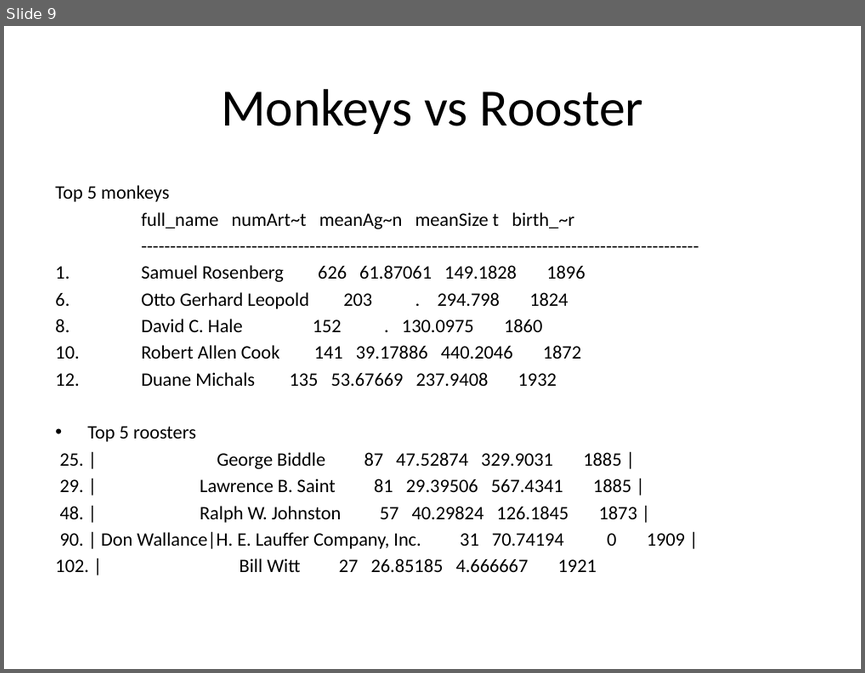
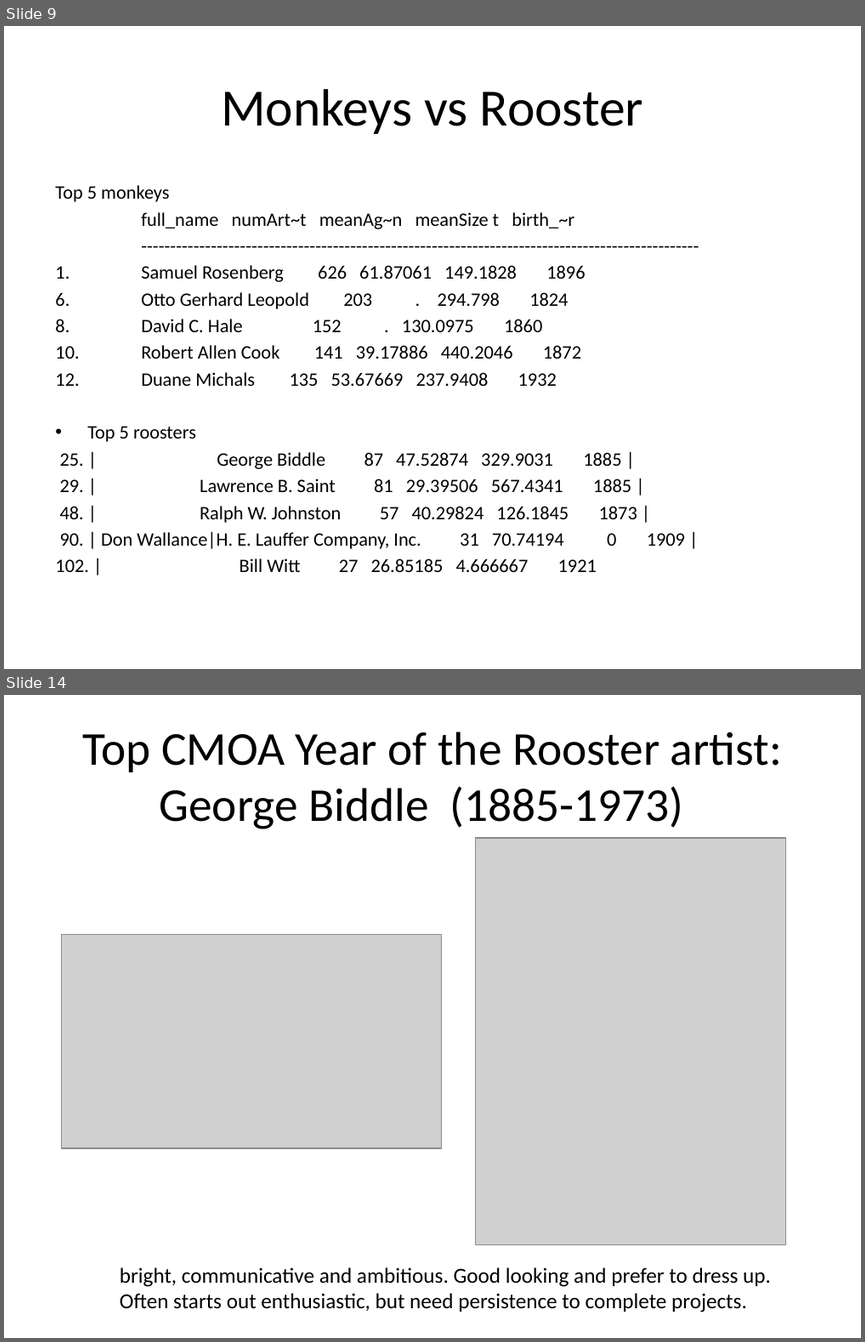
Before and after one commit to WUJJU/HackathonGSPIA, a slide deck: Plan for Sunday.pptx. Shown one above the other, each under a label of ours: slide 9 before the commit, slides 9 and 14 after it; the slides between them are not shown. The pictures are 865x673 and 865x1342 pixels, drawn with LibreOffice and Linux fonts; fonts in the diff are those of the drawing; grey boxes stand for pictures. Boxes give left, top, right and bottom in pixels: in the first picture for what was removed or moved away, otherwise in the second. Text is boxed around its words. In the diff, an @@ line names an element or a change of style, - is before the commit and + after.

Commit message:
Slides updated: top Rat, Ox, Monkey, Rooster
Good justification for why we use Chinese horoscope here

```diff
--- a/Plan for Sunday.pptx
+++ b/Plan for Sunday.pptx
@@ slide 14 added at (4,695,861,1338), background #FFFFFF @@
@@ title added at (82,732,782,829), 39.6 pt, text #000000 @@
+Top CMOA Year of the Rooster artist:
+George Biddle (1885-1973)
@@ picture added at (475,838,785,1244) @@
@@ picture added at (62,934,442,1148) @@
@@ text added at (120,1267,771,1312), 18 pt, text #000000 @@
+bright, communicative and ambitious. Good looking and prefer to dress up. Often starts out enthusiastic, but need persistence to complete projects.
```
Also in this commit, not shown: 4 other slides added.
